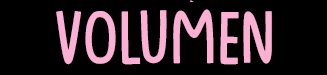
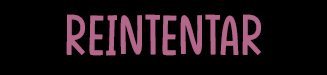
Revision of a layered (327, 75) image; what changed, layer by layer:
added group "Botones Game Over" with 2 layers above "BotonBorrar" over 56, 0, 272, 65
added layer "BotonReintentar" in group "Botones Game Over" over 56, 0, 272, 65
hid "BotonBorrar" over 56, 0, 272, 65
moved "BotonVolumen" into group "Options Main menu" over 56, 0, 272, 65
moved "BotonAjustes" into group "Options Main menu" over 56, 0, 272, 65
moved "BotonAtras" (1st of 2, in "Options Main menu") into group "Options Main menu" over 56, 0, 272, 65
hid group "Pause Menu" (3 layers) over 56, 0, 272, 65
